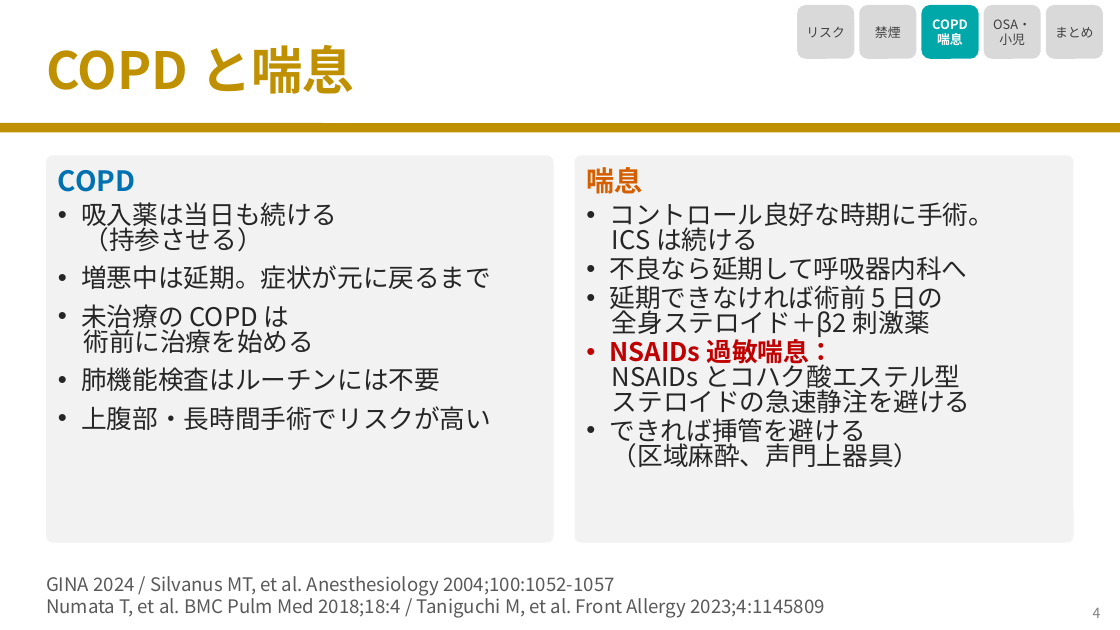
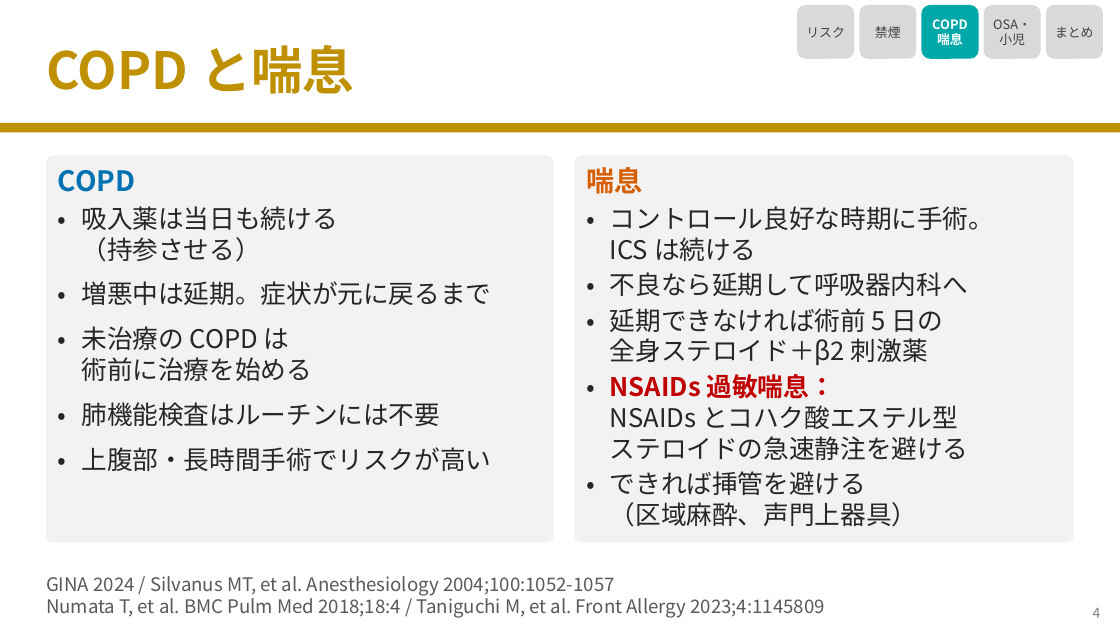
Before and after one commit to nobumitsu-3141/Anes-lecture, a slide deck: slide 5 of slides/4-9_pulmonary_risk_assessment/4-9_pulmonary_risk_assessment.pptx. Drawn at 1120x630 pixels with LibreOffice and Linux fonts; fonts in the diff are those of the drawing. Boxes give left, top, right and bottom in pixels: in the first picture for what was removed or moved away, otherwise in the second. Text is boxed around its words. In the diff, an @@ line names an element or a change of style, - is before the commit and + after.

```diff
--- a/slides/4-9_pulmonary_risk_assessment/4-9_pulmonary_risk_assessment.pptx
+++ b/slides/4-9_pulmonary_risk_assessment/4-9_pulmonary_risk_assessment.pptx
@@ table added at [58, 205, 542, 475], 5 rows, 2 columns @@
+• | 吸入薬は当日も続ける / （持参させる）
+• | 増悪中は延期。症状が元に戻るまで
+• | 未治療の COPD は / 術前に治療を始める
+• | 肺機能検査はルーチンには不要
+• | 上腹部・長時間手術でリスクが高い
@@ text removed at [81, 202, 491, 430] @@
-• 吸入薬は当日も続ける
-　 （持参させる）
-• 増悪中は延期。症状が元に戻るまで
-• 未治療の COPD は
-　 術前に治療を始める
-• 肺機能検査はルーチンには不要
-• 上腹部・長時間手術でリスクが高い
@@ table added at [586, 205, 1062, 531], 5 rows, 2 columns @@
+• | コントロール良好な時期に手術。 / ICS は続ける
+• | 不良なら延期して呼吸器内科へ
+• | 延期できなければ術前 5 日の / 全身ステロイド＋β2 刺激薬
+• | NSAIDs 過敏喘息： / NSAIDs とコハク酸エステル型 / ステロイドの急速静注を避ける
+• | できれば挿管を避ける / （区域麻酔、声門上器具）
@@ text removed at [610, 202, 994, 468] @@
-• コントロール良好な時期に手術。
-　 ICS は続ける
-• 不良なら延期して呼吸器内科へ
-• 延期できなければ術前 5 日の
-　 全身ステロイド＋β2 刺激薬
-• NSAIDs 過敏喘息：
-　 NSAIDs とコハク酸エステル型
-　 ステロイドの急速静注を避ける
-• できれば挿管を避ける
-　 （区域麻酔、声門上器具）
```
Also in this commit, not shown: 3 other slides changed, 9 other files.
